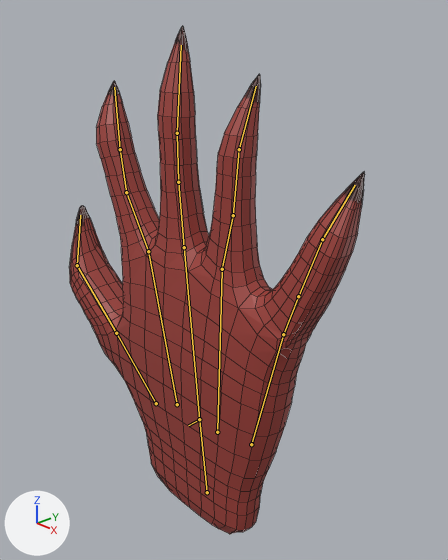
What one commit did to the Blender file Homework 3/Hand.blend.
Camera for both pictures: a camera (50 mm lens) standing at (8.19, -6.63, 5.48) and looking at (0.11, 0.92, 1.04). Arrows for +X, +Y and +Z are at lower left; the lights stay in place. The picture after the commit comes second. The bones that bend it are drawn over the model as lines. Mesh edges are drawn as thin lines.
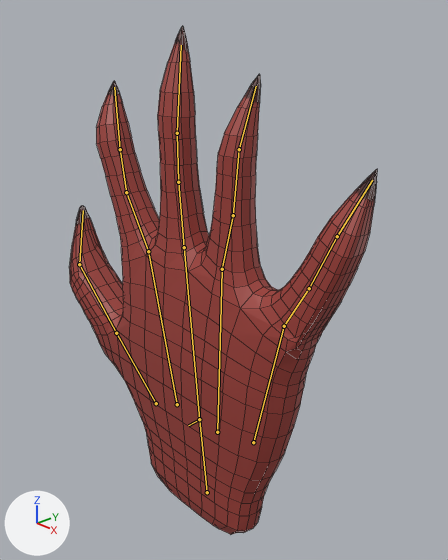
The newer file adds an action. The first version stands in its rest pose; the second is drawn at frame 28 of the action 'Hand_TriggerAnimation'.

Where the change shows, as pixel boxes [x1, y1, x2, y2] in the pictures (448 x 560 px):
'Cube', posed
    before: [69, 26, 365, 534]
    after: [69, 26, 377, 534]
bone 'Bone.007', root to tip
    before: (251, 444) to (283, 334)
    after: (253, 442) to (284, 326)

What the commit changed:
Bone 'Bone.007' (bone_bone_007) moves from (0.0, 0.0, 0.0) to (0.035, 0.024, -0.006).
